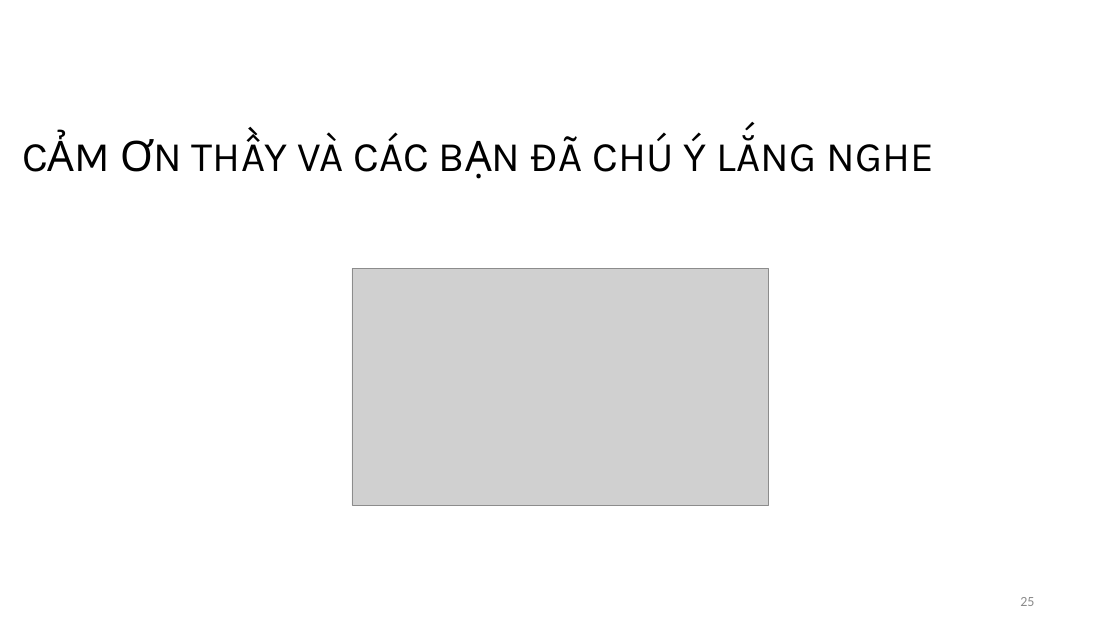
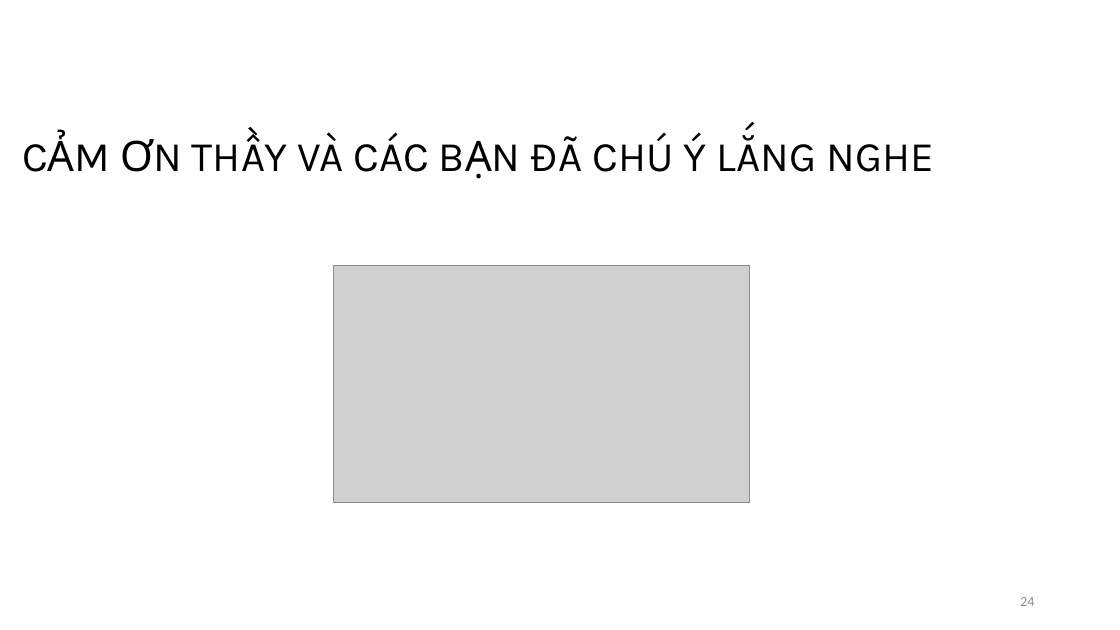
Before and after one commit to minhynguyen/luanvan, a slide deck: slide 24 of LVTN.pptx (slide 25 before the commit). Drawn at 1120x630 pixels with LibreOffice and Linux fonts; fonts in the diff are those of the drawing; grey boxes stand for pictures. Boxes give left, top, right and bottom in pixels: in the first picture for what was removed or moved away, otherwise in the second. Text is boxed around its words. In the diff, an @@ line names an element or a change of style, - is before the commit and + after.

```diff
--- a/LVTN.pptx
+++ b/LVTN.pptx
@@ picture: place and size @@
-picture at (352,268,768,505)
+picture at (334,266,749,502)
@@ page number at (1020,597,1034,606): text changed @@
-25
+24
```
Also in this commit, not shown: 4 other slides changed, 1 slide removed.
